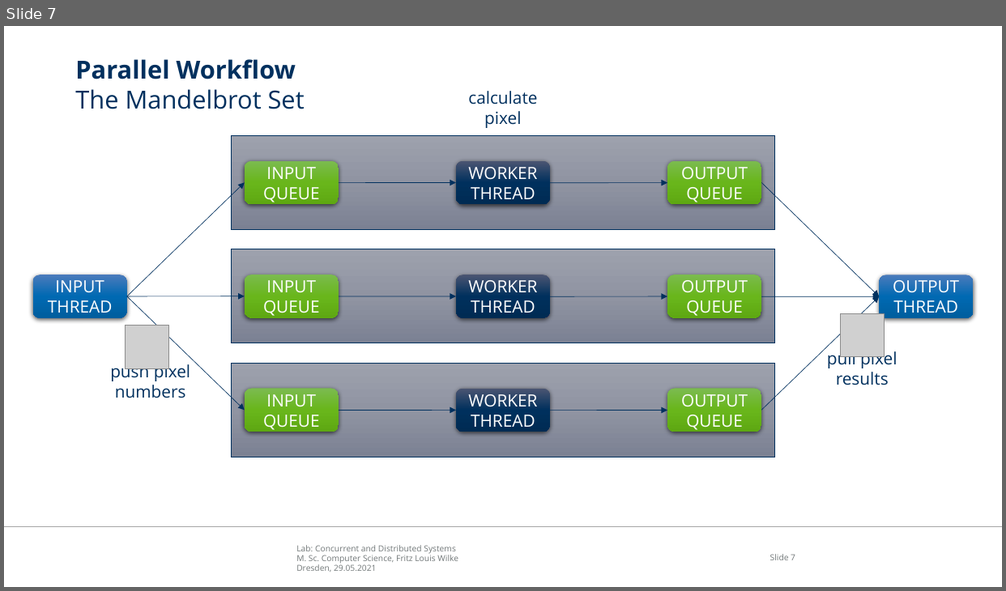
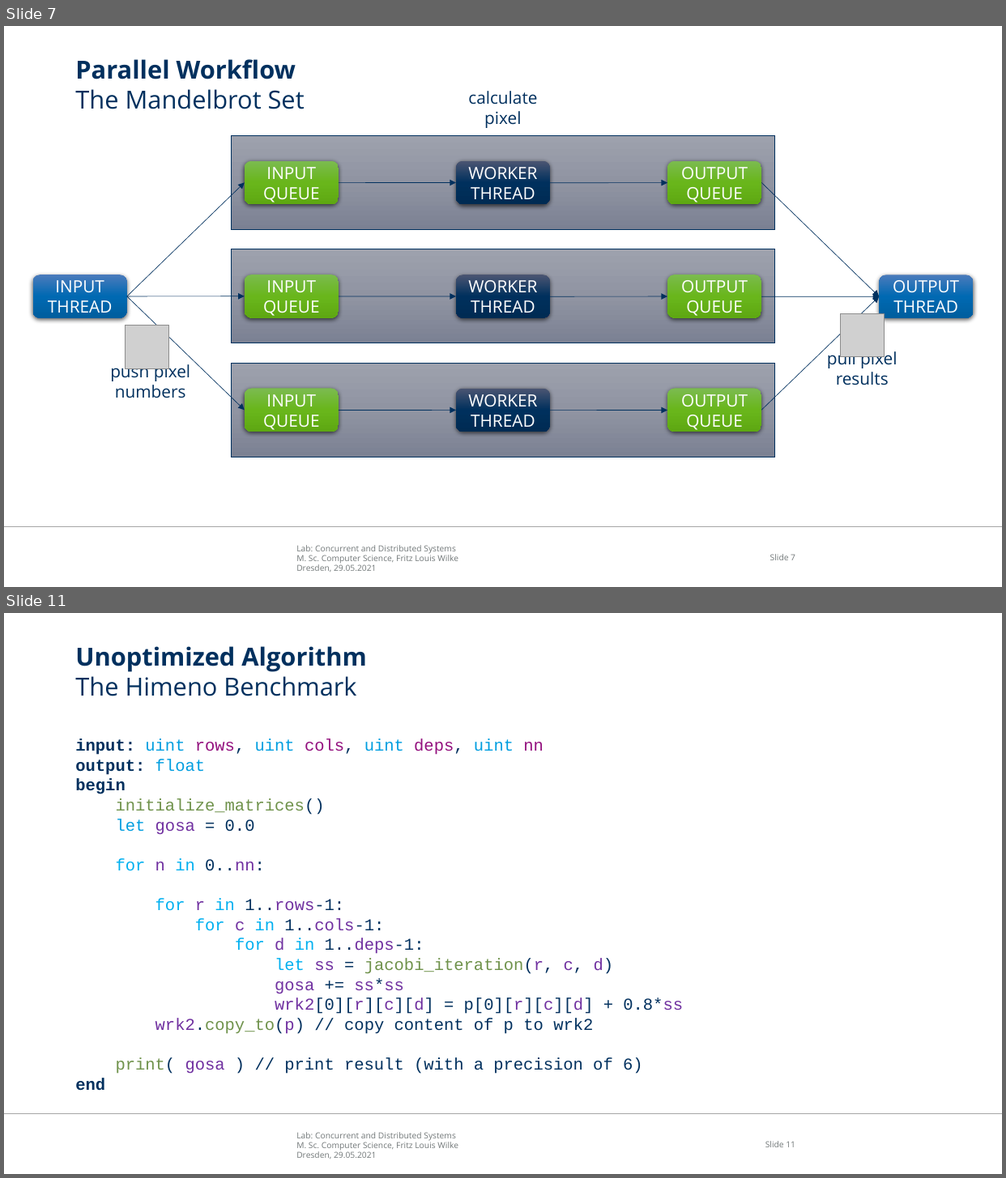
Before and after one commit to SoulKa/cds-s-2021, a slide deck: report/colloquium.pptx. Shown one above the other, each under a label of ours: slide 7 before the commit, slides 7 and 11 after it; the slides between them are not shown. The pictures are 1006x591 and 1006x1178 pixels, drawn with LibreOffice and Linux fonts; fonts in the diff are those of the drawing; grey boxes stand for pictures; background and template pictures are left out. Boxes give left, top, right and bottom in pixels: in the first picture for what was removed or moved away, otherwise in the second. Text is boxed around its words. In the diff, an @@ line names an element or a change of style, - is before the commit and + after.

```diff
--- a/report/colloquium.pptx
+++ b/report/colloquium.pptx
@@ slide 11 added at (4,613,1002,1174), background #FFFFFF; not listed: 3 template elements that a slide beside it also shows @@
@@ title added at (75,646,366,696), 24 pt, text #00305E, bold @@
+Unoptimized Algorithm
+The Himeno Benchmark
@@ text added at (75,739,683,1091), 16 pt, text #00305E @@
+input: uint rows, uint cols, uint deps, uint nn
+output: float
+begin
+initialize_matrices()
+let gosa = 0.0
+for n in 0..nn:
+for r in 1..rows-1:
+for c in 1..cols-1:
+for d in 1..deps-1:
+let ss = jacobi_iteration(r, c, d)
+gosa += ss*ss
+wrk2[0][r][c][d] = p[0][r][c][d] + 0.8*ss
+wrk2.copy_to(p) // copy content of p to wrk2
+print( gosa ) // print result (with a precision of 6)
+end
```
Also in this commit, not shown: 2 slides changed, 2 other slides added, 1 slide removed, 1 other file.
